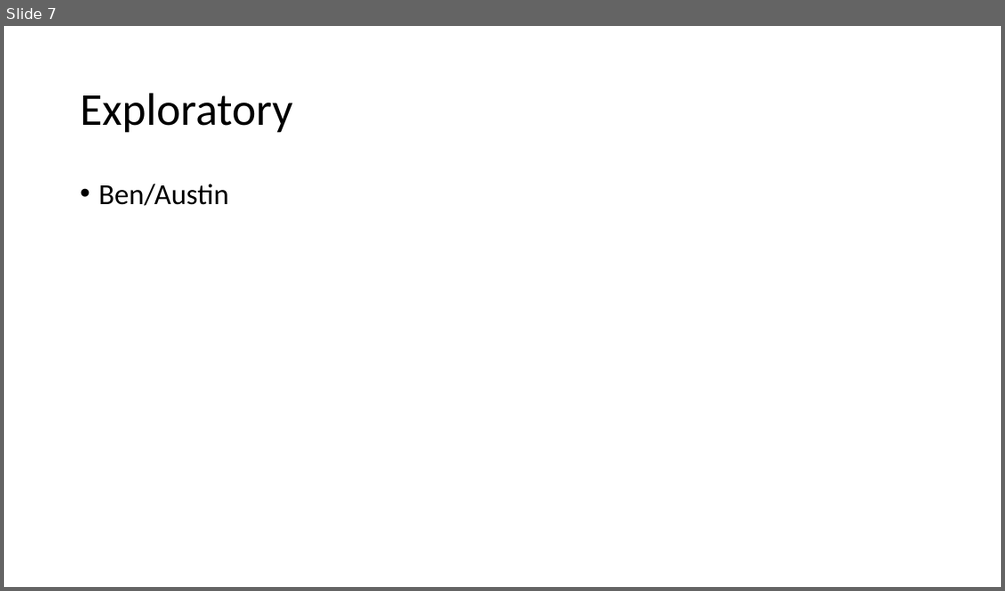
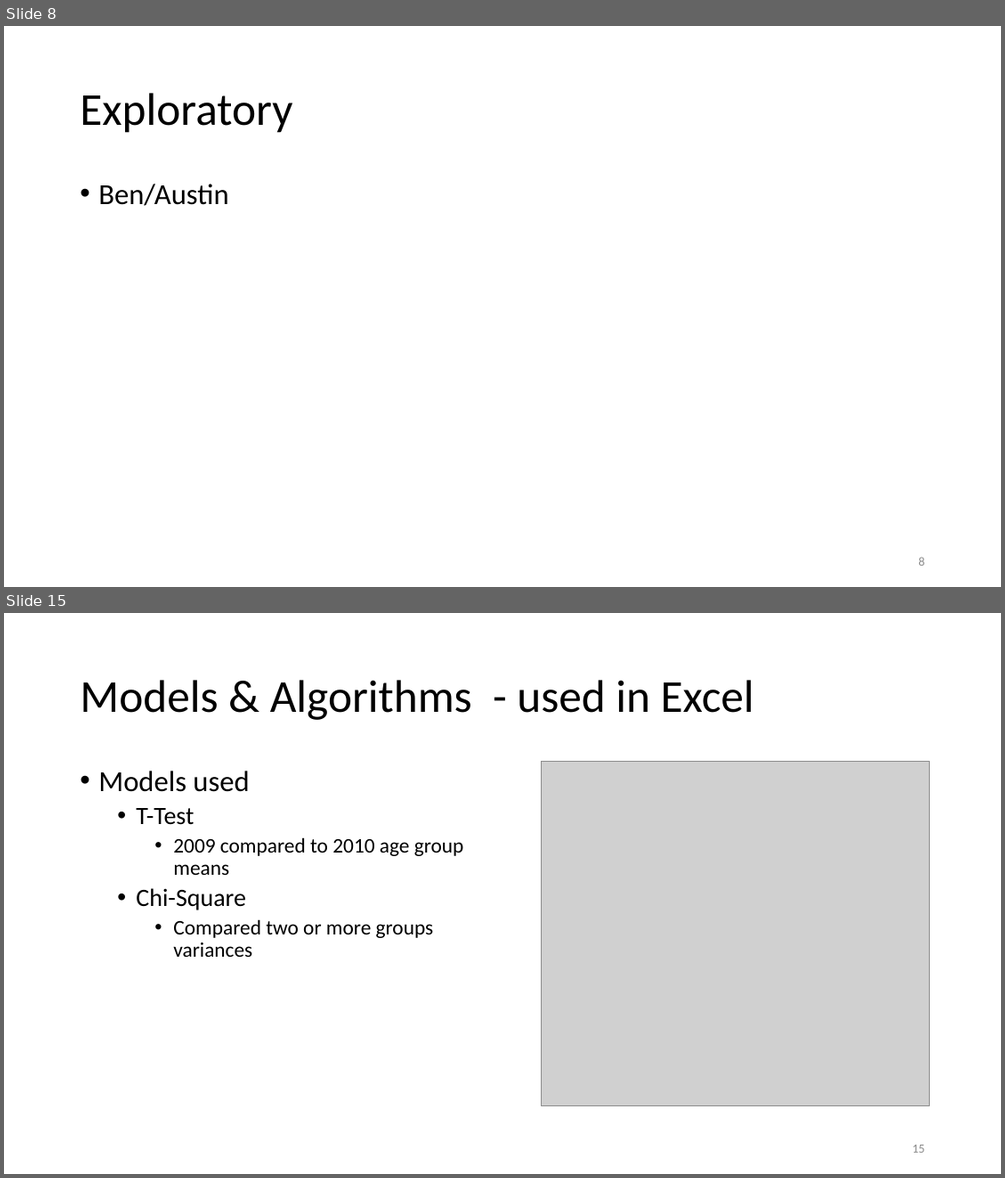
Before and after one commit to elkinst65/QTW_08, a slide deck: infographic.pptx. Shown one above the other, each under a label of ours: slide 7 before the commit, slides 8 and 15 after it; the slides between them are not shown. The pictures are 1005x591 and 1005x1178 pixels, drawn with LibreOffice and Linux fonts; fonts in the diff are those of the drawing; grey boxes stand for pictures. Boxes give left, top, right and bottom in pixels: in the first picture for what was removed or moved away, otherwise in the second. Text is boxed around its words. In the diff, an @@ line names an element or a change of style, - is before the commit and + after.

```diff
--- a/infographic.pptx
+++ b/infographic.pptx
@@ slide 15 added at (4,613,1001,1174), background #FFFFFF @@
@@ title added at (80,680,754,720), 44 pt, text #000000 @@
+Models & Algorithms - used in Excel
@@ text added at (98,771,464,957), 20 pt, text #000000 @@
+• Models used
+  • T-Test
+    • 2009 compared to 2010 age group means
+  • Chi-Square
+    • Compared two or more groups variances
@@ picture added at (542,761,929,1106) @@
@@ page number added at (912,1144,924,1152), 12 pt, text #8C8C8C @@
+15
@@ what was slide 7 is now slide 8 @@
@@ slide 8 changed as well @@
@@ page number added at (918,556,924,565), 12 pt, text #8C8C8C @@
+8
```
Also in this commit, not shown: 6 other slides changed, 8 other slides added, 1 slide removed.
